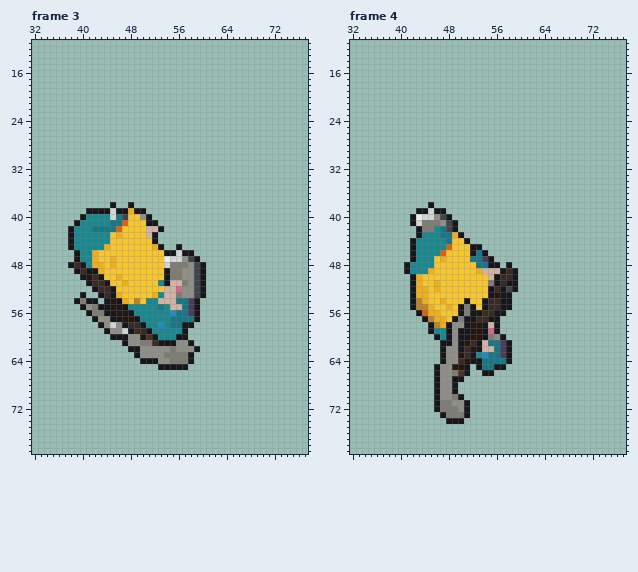
Edited in one commit: pixel-art file (CorgiRescueProject/Assets/Art/Player/NewPlayer/PlayerMine.aseprite). Above, as it was before the edit.
96x96 pixels, 15 frames. Shown: frame 3: x 32..77, y 11..79; frame 4: x 32..77, y 11..79. The commit also changed other frames, which this record leaves out.
New version:
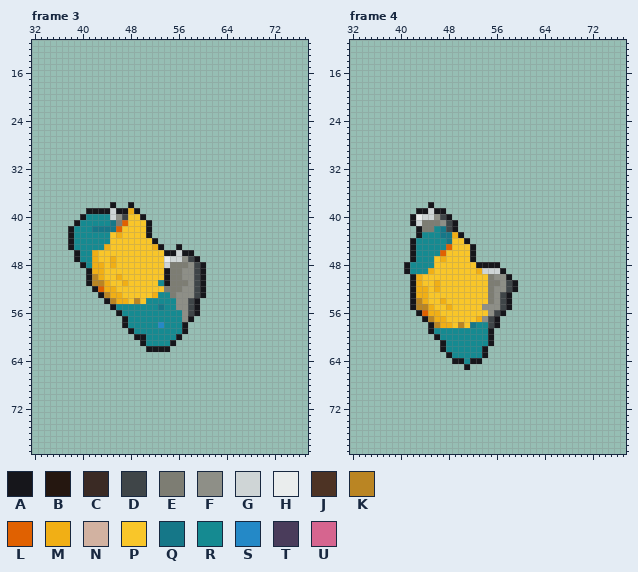
Palette (. is transparent): A #16161b  B #251710  C #3a2a24  D #3f4548  E #7d7d73  F #8e8f87  G #cfd5d6  H #eaeded  J #4d3324  K #ba8523  L #e06101  M #f1af15  N #d2b2a1  P #f9c629  Q #157788  R #158a91  S #2489c7  T #4a3c5b  U #d6658f
Changes in this commit:
layer "Pic" now hidden
Frame 3:
y 39: x 50 A -> .
y 40: x 46 Q -> F; x 50..51 FA -> A.
y 41: x 46 Q -> E; x 52 A -> .
y 42: x 51..53 NNA -> A..
y 43: x 51..52 NA -> A.
y 48: x 38..39 AC -> ..
y 49: x 39..40 AC -> ..; x 42 A -> M
y 50: x 40..43 ABCA -> .AKM
y 51: x 42..44 CCA -> KKM; x 55..56 NN -> EE
y 52: x 43..45 CCA -> LMM; x 54..56 NNU -> EEE
y 53: x 40 A -> .; x 44..45 CA -> KM; x 54..56 NNE -> REF
y 54: x 39..42 AEAA -> ....; x 45..46 BA -> KM; x 53..58 NNNQQT -> RRRFFD
y 55: x 40..47 AFEAABBA -> .....ARR; x 55..58 NNQT -> RFFD
y 56: x 41..48 AEEAABBA -> .....ARR; x 55..58 SQQT -> RRFD
y 57: x 42..49 AFFAABBA -> .....ARR; x 55..59 QQQQA -> RRFA.
y 58: x 43..46 AFGF -> ....; x 48..50 CCA -> RRR; x 55..56 QQ -> RR; x 58 A -> .
y 59: x 44..47 AFFG -> ....; x 49..51 CCA -> RRR
y 60: x 45..52 AAAFFBJA -> ....AARR; x 57 A -> .
y 61: x 47..54 AFFEECAA -> ...ARRRR; x 56..58 FFA -> ...
y 62: x 48..59 AAFFFFFEFFFA -> ...AAAA.....
y 63: x 49..58 AFFFFEEEEA -> ..........
y 64: x 50..58 AAAFFEEEA -> .........
y 65: x 53..57 AAAAA -> .....
Frame 4:
y 45: x 53 A -> .
y 46: x 53..54 QA -> ..
y 47: x 52..55 QQTA -> A...
y 48: x 53..54 QQ -> AA; x 58 A -> .
y 49: x 54..56 NNN -> GGG; x 58..59 CA -> ..
y 50: x 55..59 NACCA -> EFFA.
y 51: x 56..58 ACA -> EFD
y 52: x 55..57 ACA -> EFF
y 53: x 55..57 ABA -> EFD
y 54: x 51 A -> P; x 54..57 ACCA -> PEFD
y 55: x 50..52 AEA -> PPP; x 54..57 ACCA -> FFFD
y 56: x 50..56 AEAACCA -> PPPPPFD
y 57: x 49..55 AEAACCA -> PPPPMFD
y 58: x 48..55 AFFABBAN -> MPKPQRRD
y 59: x 48..56 AFAABBAUA -> RRRRRRRA.
y 60: x 48..57 AFAABBAEFA -> RRRRRRRA..
y 61: x 48..58 AFABCANQQTA -> RRRRRRRA...
y 62: x 48..58 FFACBANNQTA -> RRRRRRA....
y 63: x 47..52 AFFBCA -> .ARRRR; x 54..58 SQQTA -> A....
y 64: x 47..51 AFFCB -> ..AAR; x 54..58 QQQQA -> .....
y 65: x 46..50 AFFBB -> .....; x 53..57 AQQAA -> .....
y 66: x 46..51 AFFEJA -> ......; x 54..55 AA -> ..
y 67: x 46..50 AFFAA -> .....
y 68..69: x 46..49 AFFA -> ....
y 70: x 46..50 AFFEA -> .....
y 71: x 46..51 AEEFFA -> ......
y 72: x 46..51 AEEEFA -> ......
y 73: x 47..51 AEEEA -> .....
y 74: x 48..50 AAA -> ...
